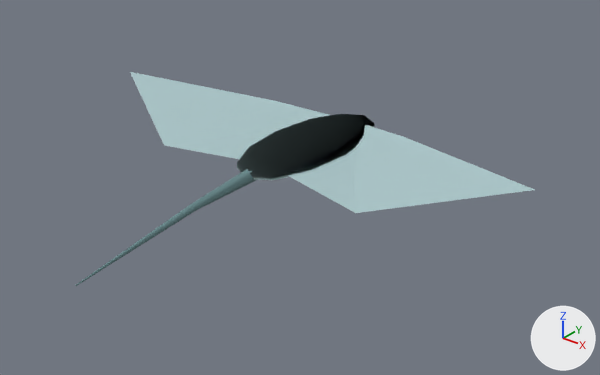
The glTF model assets/generated/ray.glb, before and after one commit.
One viewpoint serves both versions: a 50 mm camera at (2.61, -3.34, 1.79) aimed at (0.28, -0.44, -0.01). The axes (+X, +Y, +Z) are drawn at lower right. The lights are the same throughout. The picture after the commit comes second. Vertices at exactly the same position are counted once.

Before the edit, the objects in view are built like this:
```python
me_ray = bpy.data.meshes.new('ray')
me_ray.from_pydata(...)  # 119 vertices, 186 faces; spans x -1.35..1.35, y -1.6..0.53, z -0.12..0.17
me_ray.materials.append(mat_reef)
ob_ray = bpy.data.objects.new('ray', me_ray)
ob_ray.location = (0.0, 0.0, 0.0)
```
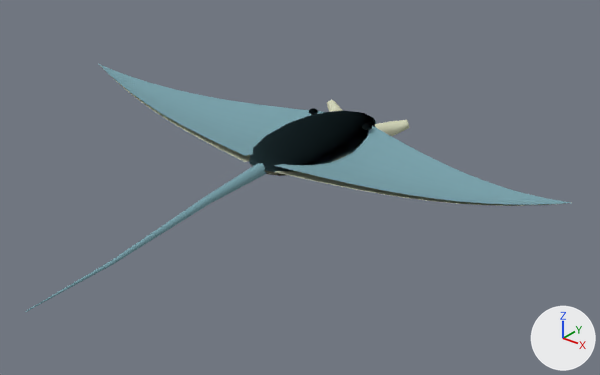
Location of each change, [x1, y1, x2, y2] in pixels of the pictures (600 x 375 px):
```json
{"object": "ray", "change": "reshaped", "before": [76, 72, 535, 286], "after": [25, 64, 570, 312], "on screen": "19% wider, 16% taller"}
{"part": 1, "of": "me_ray", "change": "added", "after": [309, 108, 318, 115]}
{"part": 2, "of": "me_ray", "change": "added", "after": [362, 123, 372, 130]}
{"part": 3, "of": "me_ray", "change": "rebuilt", "before": [237, 114, 374, 180], "after": [249, 110, 376, 176], "on screen": "7% narrower"}
{"part": 4, "of": "me_ray", "change": "rebuilt", "before": [130, 72, 535, 213], "after": [274, 126, 570, 206], "on screen": "27% narrower, 43% shorter"}
{"part": 5, "of": "me_ray", "change": "added", "after": [99, 64, 324, 162], "on screen": "cyan"}
{"part": 6, "of": "me_ray", "change": "added", "after": [327, 100, 343, 112]}
{"part": 7, "of": "me_ray", "change": "added", "after": [375, 120, 409, 136]}
{"part": 8, "of": "me_ray", "change": "cut back", "before": [76, 168, 258, 286], "after": [25, 163, 266, 312]}
```

The change, as JSON lines over the scene's bpy script:
```json
{"block": "me_ray", "where": "# used by ob_ray; location = (0.0, 0.0, 0.0)"}
{"op": "remove", "block": "me_ray", "code": "me_ray.from_pydata(...)  # 119 vertices, 186 faces; spans x -1.35..1.35, y -1.6..0.53, z -0.12..0.17"}
{"op": "add", "block": "me_ray", "code": "me_ray.from_pydata(...)  # 739 vertices, 1304 faces; spans x -1.55..1.55, y -1.85..0.59, z -0.12..0.2"}
{"block": "me_ray", "change": "me_ray part 1: a new loose piece, a UV sphere (8 segments, 5 rings, poles along z) spanning x -0.219..-0.161, y 0.253..0.307, z 0.047..0.083, in mat_reef"}
{"block": "me_ray", "change": "me_ray part 2: a new loose piece, a UV sphere (8 segments, 5 rings, poles along z) spanning x 0.161..0.219, y 0.253..0.307, z 0.047..0.083, in mat_reef"}
{"block": "me_ray", "change": "me_ray part 3: the loose piece of 91 vertices spanning x -0.24..0.24, y -0.53..0.53, z -0.07..0.07 is rebuilt with 155 vertices and now spans x -0.25..0.25, y -0.43..0.55, z -0.09..0.09"}
{"block": "me_ray", "change": "me_ray part 4: the loose piece of 8 vertices spanning x -1.35..1.35, y -0.48..0.4, z -0.02..0.17 is rebuilt with 217 vertices and now spans x 0.1..1.55, y -0.42..0.38, z -0.05..0.2"}
{"block": "me_ray", "change": "me_ray part 5: a new loose piece of 217 vertices spanning x -1.55..-0.1, y -0.42..0.38, z -0.05..0.2, in mat_reef"}
{"block": "me_ray", "change": "me_ray part 6: a new loose piece of 26 vertices spanning x -0.3..-0.1, y 0.37..0.59, z -0.06..0.04, in mat_reef"}
{"block": "me_ray", "change": "me_ray part 7: a new loose piece of 26 vertices spanning x 0.1..0.3, y 0.37..0.59, z -0.06..0.04, in mat_reef"}
{"block": "me_ray", "change": "me_ray part 8"}
{"block": "me_ray", "change": "19 vertices are removed from x -0.05..0.05, y -1.6..-0.3, z -0.12..0.04"}
{"block": "me_ray", "change": "36 faces are deleted"}
{"block": "me_ray", "change": "29 vertices are added at x -0.04..0.04, y -1.85..-0.3, z -0.12..0.04"}
{"block": "me_ray", "change": "56 new faces join them"}
```
